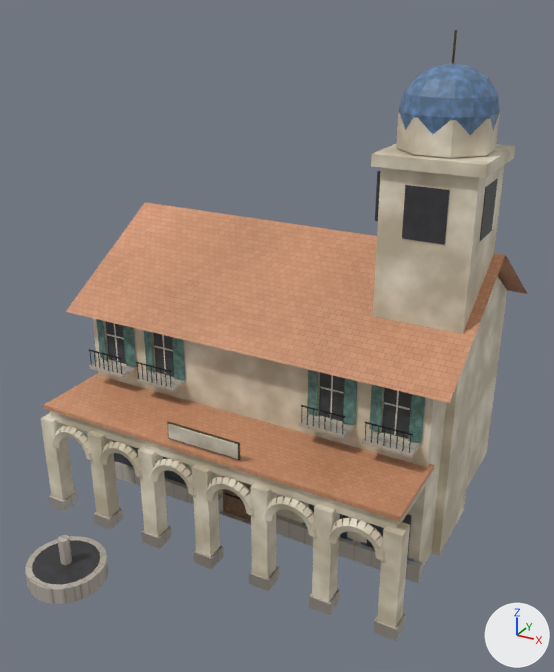
The FBX model Assets/Maps/LotteWorld/Rides/BldMedCafe/LotteWorld_BldMedCafe.fbx as it was, and as the next commit left it.
One viewpoint serves both versions: a 50 mm camera at (16.7, -27.2, 24.1) aimed at (0.9, 1.4, 9.8). Lighting does not change. The marker at lower right points along +X, +Y and +Z. The picture after the commit comes second. Where no turn or scale is listed for an object, it has been applied to the vertices. Vertices at exactly the same position are counted once.

Objects in the first picture: 'Door_L_N_DoorWood', 'Static_N_Iron', 'Static_N_Shutter', 'Static_N_StoneBase', 'Static_N_Stucco', 'Static_N_Terracotta', 'Static_N_TileBlue', 'Static_S_Cream', 'Static_S_Recess', 'Static_S_WinDark' and 3 more.
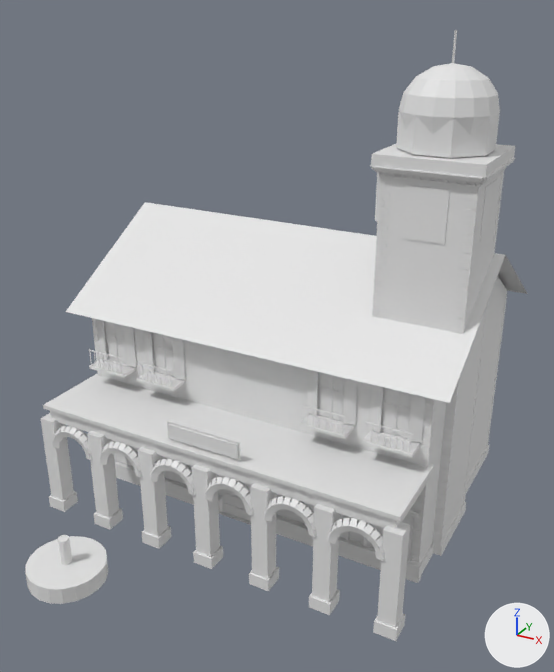
Boxes [x1, y1, x2, y2] around the edits, measured in the pictures (554 x 672 px):
'Static_Detail_LW_StoneGrey', added: after [92, 171, 507, 574]
'Static_N_TileBlue', recoloured: [118, 63, 500, 562] in both
'Static_S_Recess', recoloured: [32, 172, 498, 585] in both
'Static_N_Shutter', recoloured: [96, 319, 425, 443] in both
'Static_Detail_LW_CreamWhite', added: after [186, 158, 515, 562]
'Door_L_N_DoorWood', recoloured (lighter): [222, 476, 246, 510] in both
part 1 of me_static_s_cream, recoloured: [105, 359, 412, 459] in both
part 2 of me_static_n_stonebase, recoloured: [25, 359, 423, 641] in both
part 3 of me_static_n_stucco, recoloured: [40, 112, 516, 628] in both
part 4 of me_static_n_iron, recoloured: [89, 349, 413, 453] in both
part 5 of me_static_s_windark, recoloured: before [105, 321, 412, 559]; after [105, 321, 412, 548]
part 6 of me_static_n_terracotta, recoloured (lighter): [43, 202, 528, 521] in both

Edits to the bpy script that builds the scene:
```text
Add mat_tile_lw_terracotta:
    mat_tile_lw_terracotta = principled_material('Tile_LW_Terracotta')
    mat_tile_lw_terracotta.base_color = (0.8, 0.8, 0.8)  # white #e7e7e7
Add mat_static_s_windark_p:
    mat_static_s_windark_p = principled_material('Static_S_WinDark_P')
    mat_static_s_windark_p.base_color = (0.8, 0.8, 0.8)  # white #e7e7e7
Add mat_static_n_iron_p:
    mat_static_n_iron_p = principled_material('Static_N_Iron_P')
    mat_static_n_iron_p.base_color = (0.8, 0.8, 0.8)  # white #e7e7e7
Add mat_tile_lw_creamwhite:
    mat_tile_lw_creamwhite = principled_material('Tile_LW_CreamWhite')
    mat_tile_lw_creamwhite.base_color = (0.8, 0.8, 0.8)  # white #e7e7e7
Add mat_static_s_cream_p:
    mat_static_s_cream_p = principled_material('Static_S_Cream_P')
    mat_static_s_cream_p.base_color = (0.8, 0.8, 0.8)  # white #e7e7e7
Change me_static_n_shutter:
    where me_static_n_shutter.from_pydata(...)  # 64 vertices, 48 faces; spans x -8.7..8.7, y -0.2..0.0, z 7.1..9.3
    remove me_static_n_shutter.materials.append(mat_static_n_shutter)
    add me_static_n_shutter.materials.append(mat_static_n_shutter_p)  # white #e7e7e7
Change me_static_s_cream:
    where me_static_s_cream.from_pydata(...)  # 72 vertices, 54 faces; spans x -8.2..8.2, y -3.6..0.0, z 6.2..9.4
    me_static_s_cream part 1: 54 faces spanning x -8.2..8.2, y -3.6..0.0, z 6.2..9.4 switch from mat_static_s_cream to mat_static_s_cream_p (white #e7e7e7)
Change me_static_n_stonebase:
    where me_static_n_stonebase.from_pydata(...)  # 164 vertices, 110 faces; spans x -9.5..9.5, y -9.3..0.1, z 0.0..7.0
    me_static_n_stonebase part 2: 110 faces spanning x -9.5..9.5, y -9.3..0.1, z 0.0..7.0 switch from mat_static_n_stonebase to mat_tile_lw_stonegrey (white #e7e7e7)
Change me_static_n_terracotta:
    where me_static_n_terracotta.from_pydata(...)  # 14 vertices, 8 faces; spans x -9.9..9.9, y -3.8..12.9, z 5.8..13.8
    me_static_n_terracotta part 6: 8 faces spanning x -9.9..9.9, y -3.8..12.9, z 5.8..13.8 switch from mat_static_n_terracotta to mat_tile_lw_terracotta (white #e7e7e7)
Change me_static_n_iron:
    where me_static_n_iron.from_pydata(...)  # 296 vertices, 220 faces; spans x -8.6..8.6, y -1.0..6.0, z 4.9..7.9
    me_static_n_iron part 4: 178 faces spanning x -8.6..8.6, y -1.0..-0.9, z 7.0..7.9 switch from mat_static_n_iron to mat_static_n_iron_p (white #e7e7e7)
Change me_static_s_recess:
    where me_static_s_recess.from_pydata(...)  # 72 vertices, 46 faces; spans x -6.5..9.4, y -9.0..6.0, z 0.8..17.3
    remove me_static_s_recess.materials.append(mat_static_s_recess)
    add me_static_s_recess.materials.append(mat_static_s_recess_p)  # white #e7e7e7
Change me_static_s_windark:
    where me_static_s_windark.from_pydata(...)  # 96 vertices, 72 faces; spans x -8.5..8.5, y -0.1..0.0, z 0.7..9.3
    me_static_s_windark part 5: 72 faces spanning x -8.5..8.5, y -0.1..0.0, z 0.7..9.3 switch from mat_static_s_windark to mat_static_s_windark_p (white #e7e7e7)
Change me_static_n_tileblue:
    where me_static_n_tileblue.from_pydata(...)  # 146 vertices, 152 faces; spans x -8.8..9.4, y -0.1..6.0, z 0.1..21.8
    remove me_static_n_tileblue.materials.append(mat_static_n_tileblue)
    add me_static_n_tileblue.materials.append(mat_static_n_tileblue_p)  # white #e7e7e7
Change me_static_n_stucco:
    where me_static_n_stucco.from_pydata(...)  # 858 vertices, 456 faces; spans x -9.4..9.7, y -4.0..12.0, z 0.0..19.9
    me_static_n_stucco part 3: 456 faces spanning x -9.4..9.7, y -4.0..12.0, z 0.0..19.9 switch from mat_static_n_stucco to mat_tile_lw_creamwhite (white #e7e7e7)
Change me_door_l_n_doorwood:
    where me_door_l_n_doorwood.from_pydata(...)  # 8 vertices, 6 faces; spans x 0.01..1.38, y -0.04..0.04, z 0.0..3.8
    remove me_door_l_n_doorwood.materials.append(mat_door_l_n_doorwood)
    add me_door_l_n_doorwood.materials.append(mat_door_l_n_doorwood_p)  # white #e7e7e7
Add ob_static_detail_lw_creamwhite:
    ob_static_detail_lw_creamwhite = bpy.data.objects.new('Static_Detail_LW_CreamWhite', me_static_detail_lw_creamwhite_002)  # 964 vertices, 736 faces; spans x -8.9..9.8, y -0.3..6.4, z 0.7..18.0; in mat_static_detail_lw_creamwhite_p (white #e7e7e7)
    ob_static_detail_lw_creamwhite.location = (0.0, 0.0, 0.0)
Add ob_static_detail_lw_stonegrey:
    ob_static_detail_lw_stonegrey = bpy.data.objects.new('Static_Detail_LW_StoneGrey', me_static_detail_lw_stonegrey_002)  # 2328 vertices, 1750 faces; spans x -9.1..9.5, y -0.3..12.1, z 0.0..17.8; in mat_tile_lw_stonegrey (white #e7e7e7)
    ob_static_detail_lw_stonegrey.location = (0.0, 0.0, 0.0)
```
